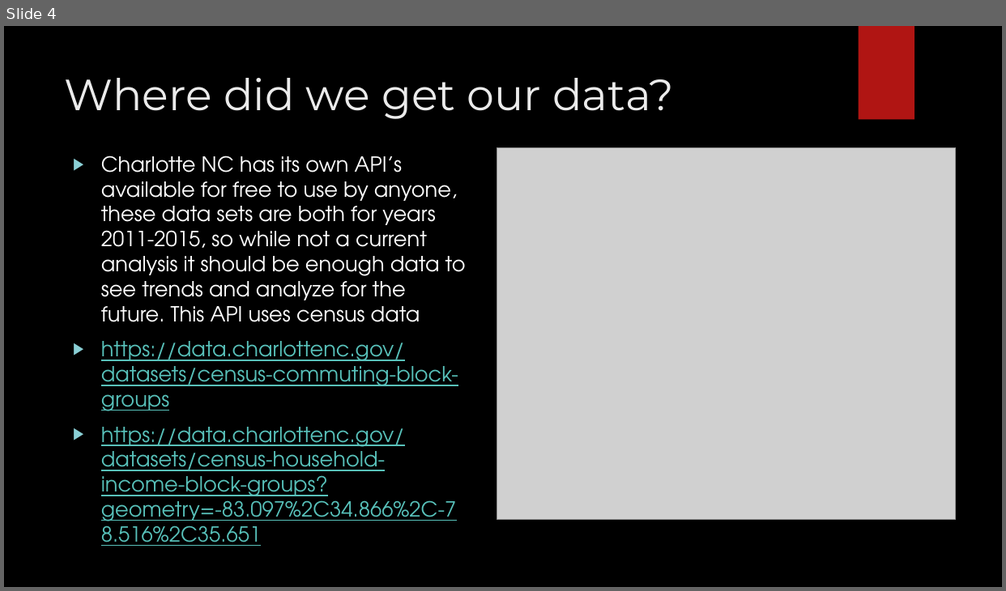
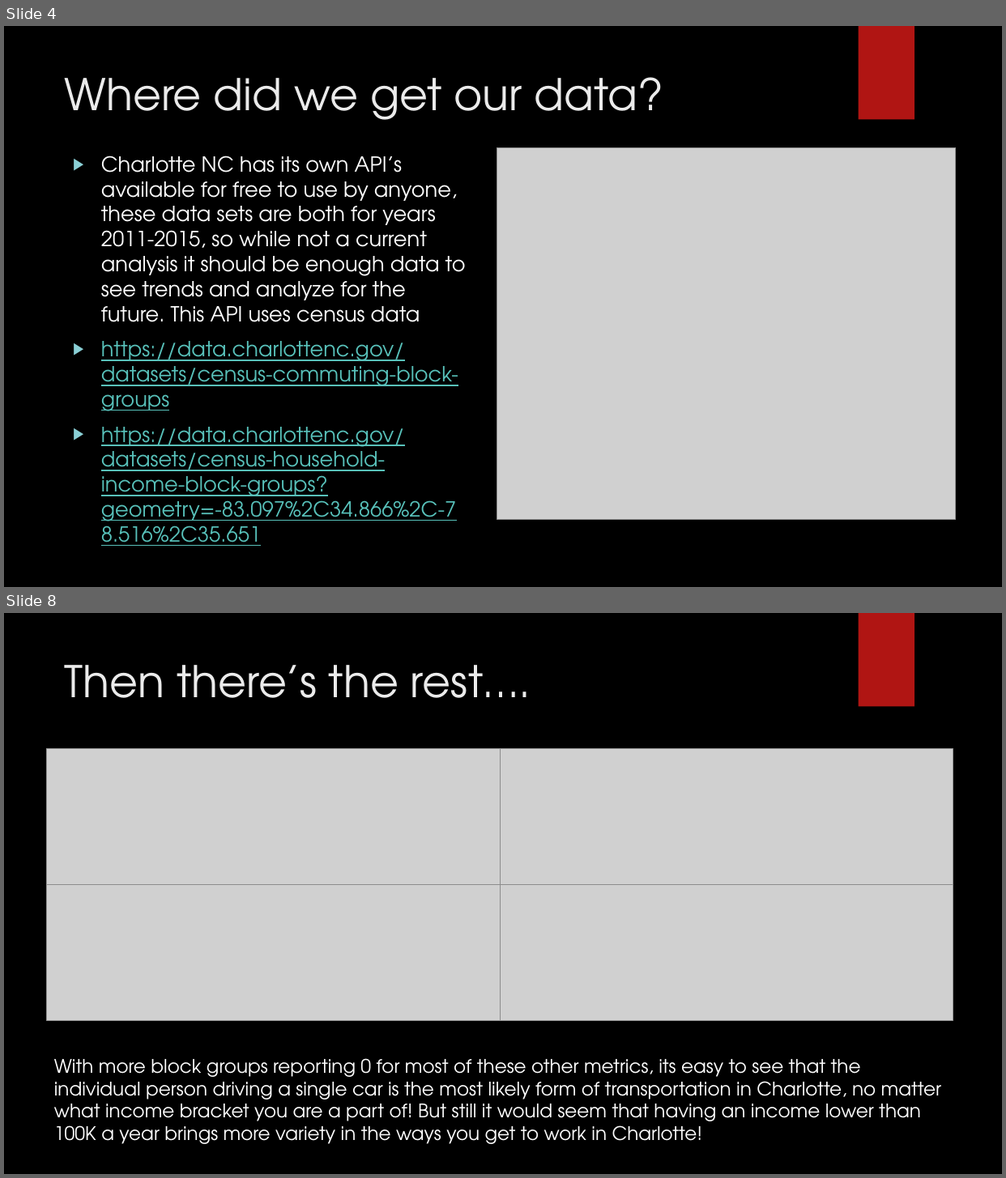
Before and after one commit to Apex8/Charlotte-income-vs-commute-analysis, a slide deck: Charlotte income vs commute.pptx. Shown one above the other, each under a label of ours: slide 4 before the commit, slides 4 and 8 after it; the slides between them are not shown. The pictures are 1006x591 and 1006x1178 pixels, drawn with LibreOffice and Linux fonts; fonts in the diff are those of the drawing; grey boxes stand for pictures; background and template pictures are left out. Boxes give left, top, right and bottom in pixels: in the first picture for what was removed or moved away, otherwise in the second. Text is boxed around its words. In the diff, an @@ line names an element or a change of style, - is before the commit and + after.

```diff
--- a/Charlotte income vs commute.pptx
+++ b/Charlotte income vs commute.pptx
@@ slide 8 added at <box>4,613,1002,1174</box>, background picture (left out); not listed: 1 template element that a slide beside it also shows @@
@@ title added at <box>65,665,530,698</box>, 42 pt, text #EBEBEB @@
+Then there’s the rest….
@@ picture added at <box>47,749,500,885</box> @@
@@ picture added at <box>500,749,953,885</box> @@
@@ ellipse added at <box>709,750,939,981</box>, fill gradient #50B9C1 @@
@@ picture added at <box>47,884,500,1021</box> @@
@@ picture added at <box>500,884,953,1021</box> @@
@@ text added at <box>54,1059,941,1144</box>, 18 pt, text #FFFFFF @@
+With more block groups reporting 0 for most of these other metrics, its easy to see that the individual person driving a single car is the most likely form of transportation in Charlotte, no matter what income bracket you are a part of! But still it would seem that having an income lower than 100K a year brings more variety in the ways you get to work in Charlotte!
@@ slide 4 changed as well @@
@@ title "Where did we get our ..." at <box>65,77,663,120</box>: font Montserrat to TeX Gyre Adventor @@
```
Also in this commit, not shown: 3 other slides changed, 3 other slides added.
